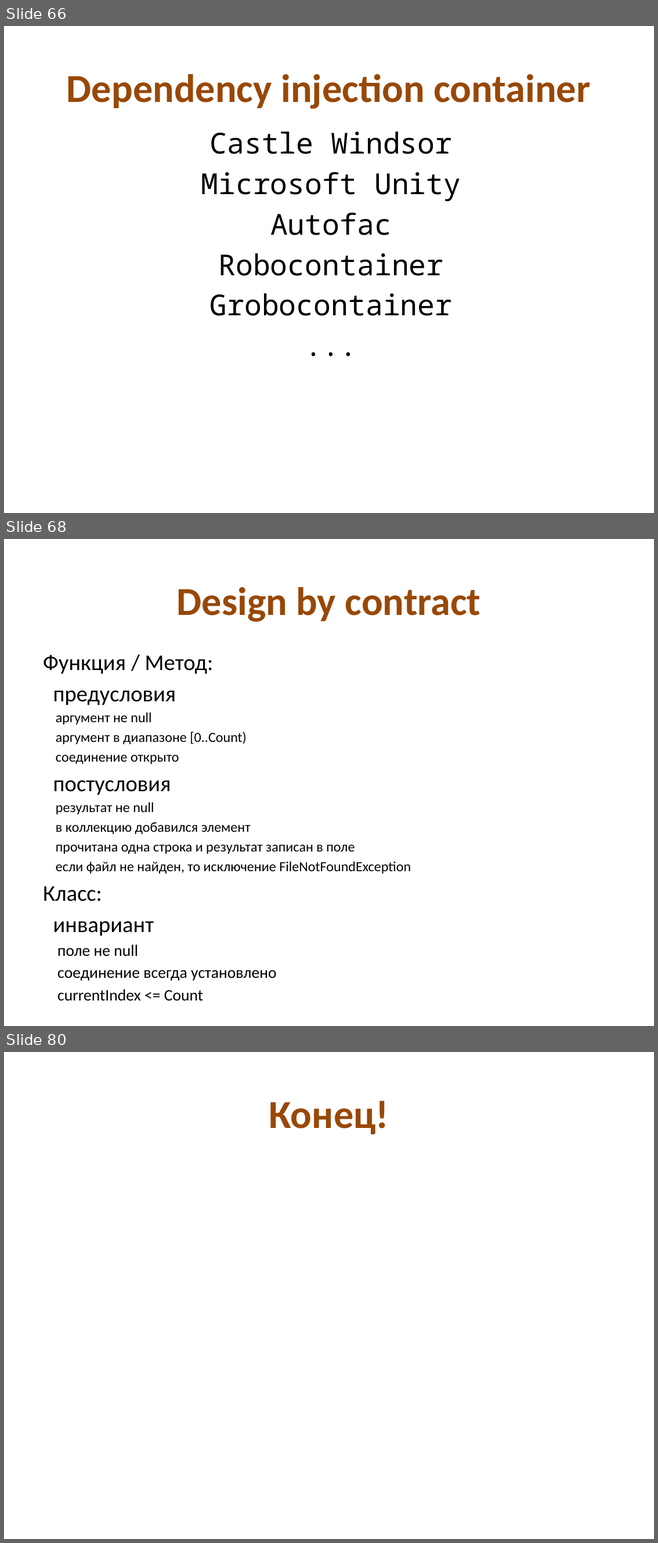
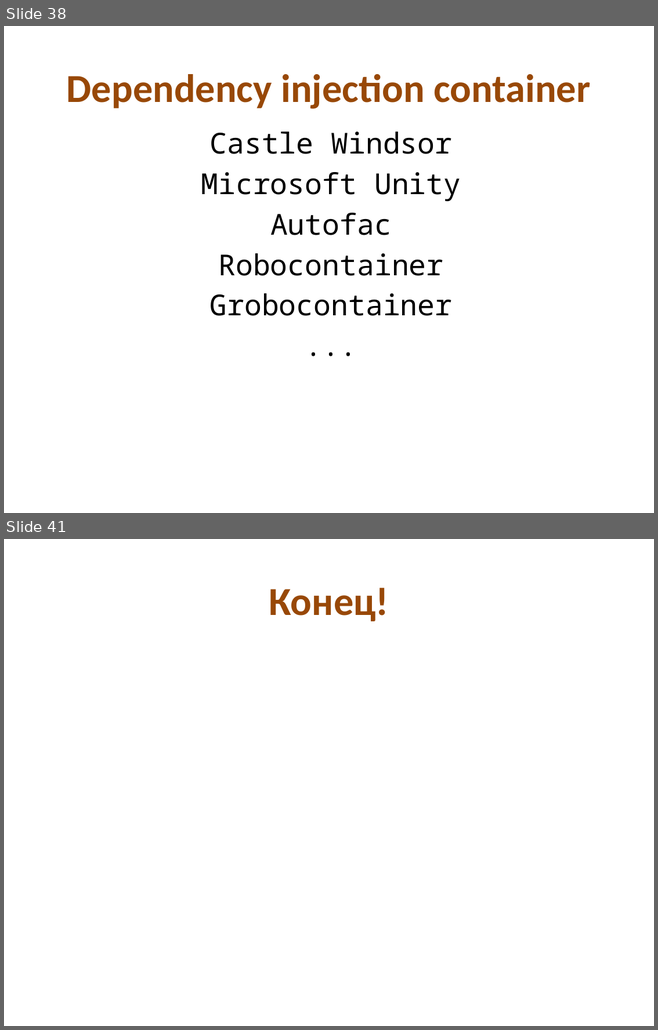
Before and after one commit to kontur-edu/2013, a slide deck: CodeDesign/Проектирование @ КрешКурс2013.pptx. Shown one above the other, each under a label of ours: slides 66, 68 and 80 before the commit, slides 38 and 41 after it; the slides between them are not shown. The pictures are 658x1543 and 658x1030 pixels, drawn with LibreOffice and Linux fonts; fonts in the diff are those of the drawing. Boxes give left, top, right and bottom in pixels: in the first picture for what was removed or moved away, otherwise in the second. Text is boxed around its words. In the diff, an @@ line names an element or a change of style, - is before the commit and + after.

Commit message:
CodeDesign

```diff
--- a/CodeDesign/Проектирование @ КрешКурс2013.pptx
+++ b/CodeDesign/Проектирование @ КрешКурс2013.pptx
@@ slide 68 removed at box(4, 539, 654, 1026), background #FFFFFF @@
@@ title removed at box(177, 587, 481, 622) @@
-Design by contract
@@ text removed at box(43, 655, 411, 981) @@
-Функция / Метод:
-предусловия
-аргумент не null
-аргумент в диапазоне [0..Count)
-соединение открыто
-постусловия
-результат не null
-в коллекцию добавился элемент
-прочитана одна строка и результат записан в поле
-если файл не найден, то исключение FileNotFoundException
-Класс:
-инвариант
-поле не null
-соединение всегда установлено
-currentIndex <= Count
@@ what was slide 66 is now slide 38 @@
@@ what was slide 80 is now slide 41 @@
```
Also in this commit, not shown: 12 slides changed, 6 slides added, 44 other slides removed.
